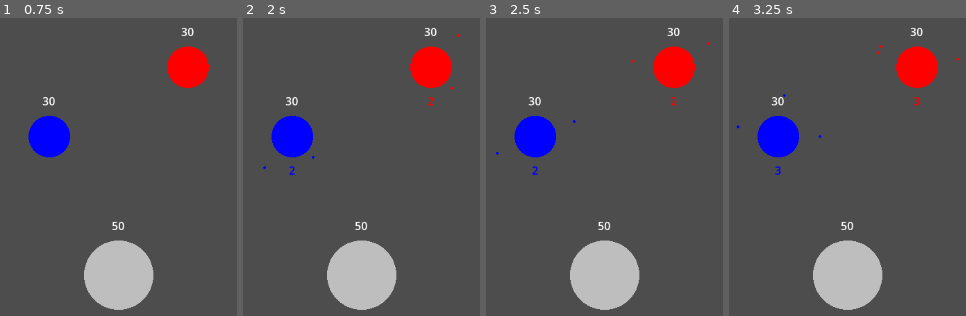
Above: before the commit, frames 1-4 (left to right).
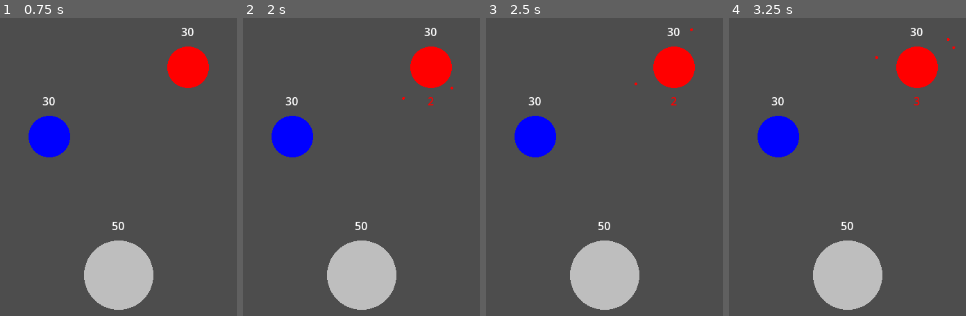
Above: after the commit, the same moments.

Repository: lenomirei/MyGame
Game: Godot game, scene res://game_manager.tscn
The game is run twice, just before and just after one commit, with the same random seed, the same clock (stepped at 60 frames per second) and the same inputs.
Inputs (mouse positions are in pixels of both pictures, inside the frame that each line leads up to):
- Up to frame 1 (0.75 s): tap Enter at 0.5 s; drag from (49, 137) to (118, 274) at 0.52 s
- Up to frame 2 (2 s): tap Space at 1.25 s; drag from (361, 274) to (292, 137) at 1.27 s
- Up to frame 3 (2.5 s): tap Enter at 2 s; move the mouse to (673, 68) at 2.02 s; click (673, 68) at 2.17 s
- Up to frame 4 (3.25 s): drag from (outside the picture) to (847, 274) at 2.77 s

Frame 1 is identical in both runs. In frame 2, less than 0.1% of the frame differs, in the area x 8-92%, y 5-53%; in frame 3, 0.1%; in frame 4, 0.2%, in the area x 2-98%, y 6-53%.

Commit message:
[feat] Remove player node from configuration. Add special player node.

Diff:
--- a/level.gd
+++ b/level.gd
@@ -19,7 +19,7 @@
 	if null == factions:
 		return false
 
-	# create factions and add them to the level
+	# create factions and add them to the level, only the enemy factions will be added to the factions_map, the player faction will be stored in GlobalData.player_faction, and the neutral faction will not be added to the factions_map
 	for faction: FactionInfo in factions:
 		if Faction.is_reserved_name(faction.name):
 			push_error("Faction name \"%s\" is a reserved name for the neutral faction. Please modify %s" % [faction.name, level_configuration.resource_path])
@@ -41,6 +41,8 @@
 	neutral_faction_node.name = Faction.NEUTRAL_NAME
 	add_child(neutral_faction_node)
 
+	# TODO: add a player faction node for the player, and set the player faction to it
+
 	var planets_data: Array[PlanetInfo] = level_configuration.planets
 	if null == planets_data:
 		return false
@@ -56,7 +58,10 @@
 		match master_state:
 			Faction.State.NEUTRAL:
 				planet_node.master_faction = $"Neutral"
+			Faction.State.PLAYER:
+				planet_node.master_faction = GlobalData.player_faction
 			_:
+				# use master_id to find the master faction, and set the master faction's max soldier count
 				var master_faction: Faction = factions_map[planet_data.master_id]
 				planet_node.master_faction = master_faction
 				master_faction.max_soldier_count += planet_node.soldier_limit
